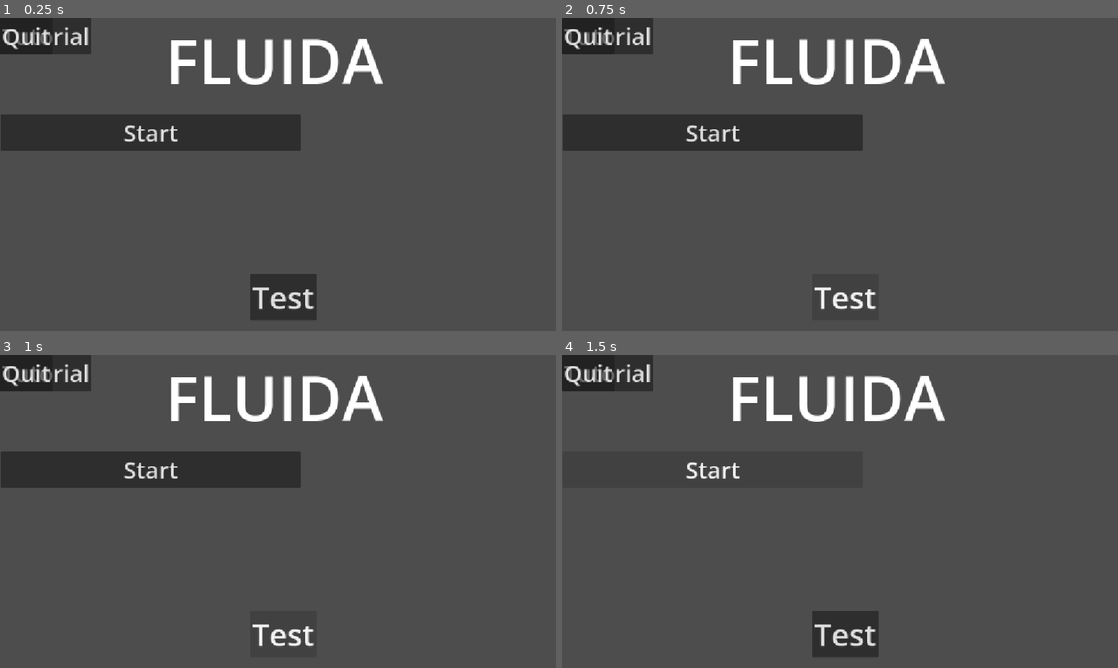
Above: before the commit, frames 1-4 (two rows, left to right).
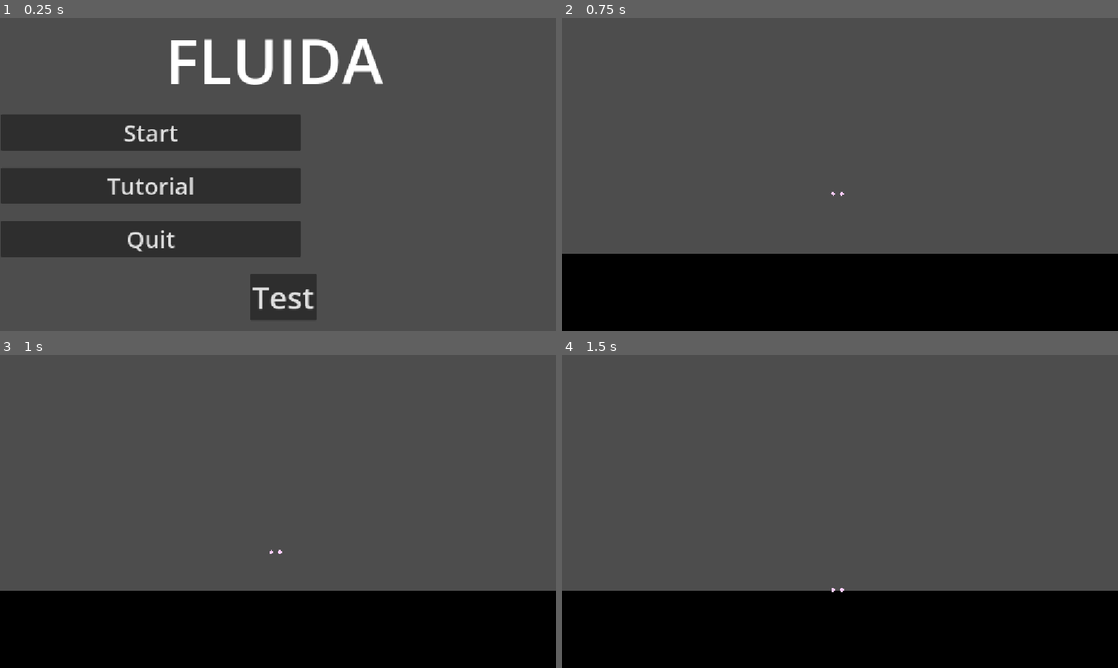
Above: after the commit, the same moments.

Repository: zeroburst04-ops/FLUIDA
Game: Godot game, scene res://Main_Menu/main_menu.tscn
Two runs of this game, one before a commit and one after it. Both use one fixed random seed, a clock stepped at 60 frames per second and the inputs below.
Inputs (mouse positions are in pixels of both pictures, inside the frame that each line leads up to):
- Up to frame 1 (0.25 s): no input
- Up to frame 2 (0.75 s): click "Test" at 0.5 s
- Up to frame 3 (1 s): no input
- Up to frame 4 (1.5 s): click (712, 470) at 1.25 s, where only the run before the commit has a clickable "Start"

The runs differ from the first frame. In frame 1, 14% of the frame differs, in the area x 0-54%, y 0-77%; in frame 2, 35%; in frame 3, 35%, in the area x 0-100%, y 0-100%; in frame 4, 29%.

Commit message:
refixed everything sofar

Diff:
--- a/Main_Menu/main_menu.tscn
+++ b/Main_Menu/main_menu.tscn
@@ -54,20 +54,21 @@
 text = "Start
 "
 
-[node name="Tutorial_Button" type="Button" parent="VBoxContainer" unique_id=1356985776]
+[node name="Tutorial_Button" type="Button" parent="HBoxContainer" unique_id=1356985776]
 layout_mode = 2
 theme_override_font_sizes/font_size = 48
 text = "Tutorial
 
 "
 
-[node name="Quit_Button" type="Button" parent="VBoxContainer" unique_id=1862624043]
+[node name="Quit_Button" type="Button" parent="HBoxContainer" unique_id=1862624043]
 layout_mode = 2
 theme_override_font_sizes/font_size = 48
 text = "Quit
 
 "
 
-[connection signal="pressed" from="VBoxContainer/Start_Button" to="." method="_on_start_button_pressed"]
-[connection signal="pressed" from="VBoxContainer/Tutorial_Button" to="." method="_on_tutorial_button_pressed"]
-[connection signal="pressed" from="VBoxContainer/Quit_Button" to="." method="_on_quit_button_pressed"]
+[connection signal="pressed" from="Test_Button" to="." method="_on_test_button_pressed"]
+[connection signal="pressed" from="HBoxContainer/Start_Button" to="." method="_on_start_button_pressed"]
+[connection signal="pressed" from="HBoxContainer/Tutorial_Button" to="." method="_on_tutorial_button_pressed"]
+[connection signal="pressed" from="HBoxContainer/Quit_Button" to="." method="_on_quit_button_pressed"]
